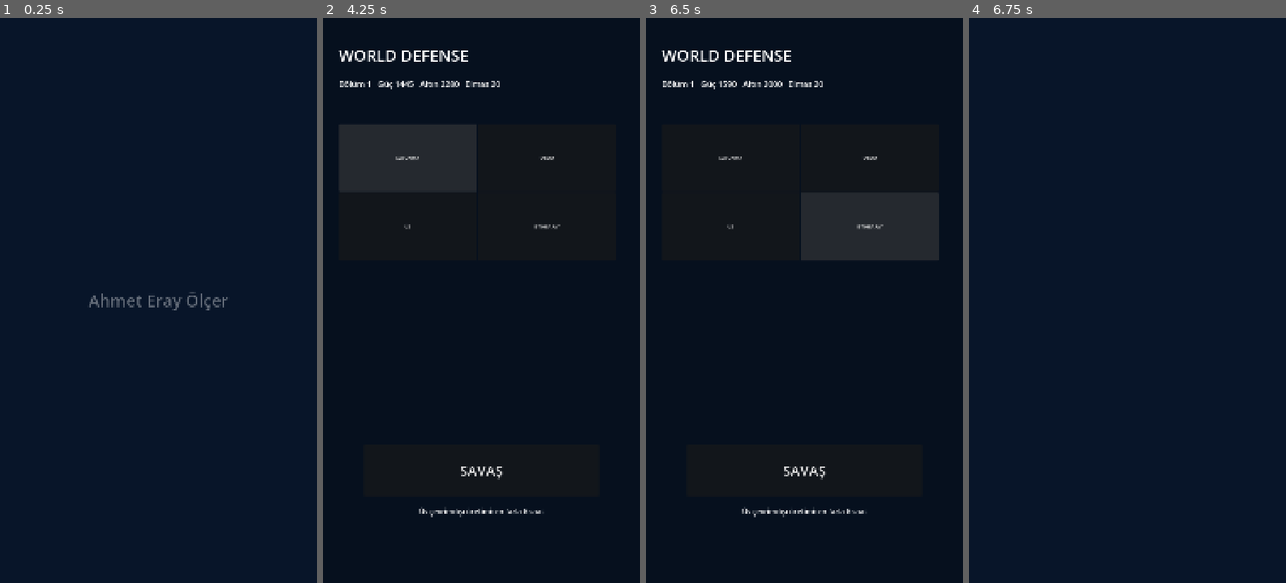
Above: before the commit, frames 1-4 (left to right).
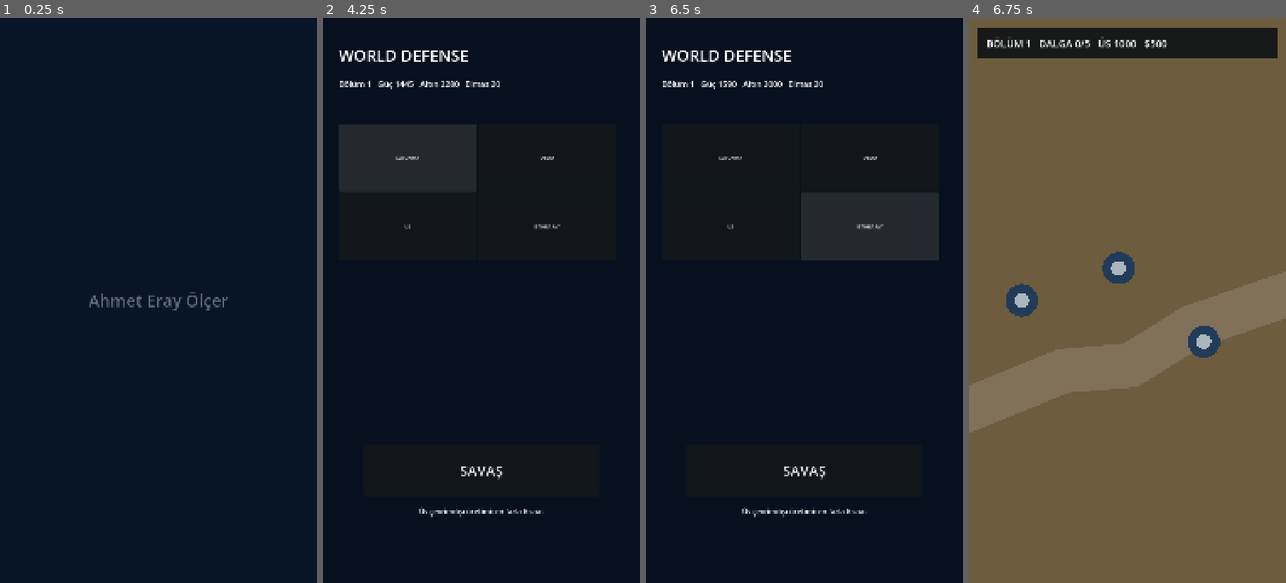
Above: after the commit, the same moments.

Repository: olcereray2-ship-it/world-defense
Game: Godot game, scene res://scenes/Boot.tscn
Two runs of this game, one before a commit and one after it. Both use one fixed random seed, a clock stepped at 60 frames per second and the inputs below.
Inputs:
- Up to frame 1 (0.25 s): no input
- Up to frame 2 (4.25 s): click "SAVUNMA" at 3.5 s
- Up to frame 3 (6.5 s): click "ORDU" at 4.25 s; click "ÜS" at 5 s; click "İSTİHBARAT" at 5.75 s
- Up to frame 4 (6.75 s): click "SAVAŞ" at 6.5 s

Frames 1-3 are identical in both runs. In frame 4, 95% of the frame differs, in the area x 0-100%, y 0-100%.
Error before the commit: Parse Error: Static function "data()" not found in base "StageGenerator". (res://scripts/battle.gd:14)

Commit message:
Integrate full campaign core

Diff:
--- a/scripts/stage_generator.gd
+++ b/scripts/stage_generator.gd
@@ -1,13 +1,11 @@
 class_name StageGenerator
-static func stage_data(stage:int)->Dictionary:
- var biomes=["desert","city","snow","mountain","coast"]
- var routes=["single","double","triple","y","x","ring","spiral","parallel","bridge","central"]
- var baseline=900+stage*520+int(pow(stage,1.45)*90.0)
- return {"stage":stage,"biome":biomes[(stage-1)%biomes.size()],"route":routes[(stage*7)%routes.size()],"bridge":stage%4==0 or stage%9==0,"baseline":baseline,"boss":stage%10==0}
+static func data(stage:int)->Dictionary:
+ var biomes=["desert","city","snow","mountain","coast"];var routes=["single","double","y","x","ring","spiral","parallel","bridge","central"]
+ return {"stage":stage,"biome":biomes[(stage-1)%biomes.size()],"route":routes[(stage*7)%routes.size()],"bridge":stage%4==0 or stage%9==0,"boss":stage%10==0}
 static func threat(stage:int,player_power:int)->int:
- var base=int(stage_data(stage).baseline)
- var soft=int(base+(max(0,player_power-base)*0.38))
- return max(int(base*0.92),soft)
+ var baseline=900+stage*520+int(pow(stage,1.45)*90.0);return max(int(baseline*0.92),int(baseline+max(0,player_power-baseline)*0.38))
 static func wave_budget(total:int,wave:int)->int:
- var weights=[0.12,0.17,0.21,0.23,0.27]
- return int(total*weights[clamp(wave-1,0,4)])
+ var weights=[0.12,0.17,0.21,0.23,0.27];return int(total*weights[clampi(wave-1,0,4)])
+static func route(kind:String)->PackedVector2Array:
+ var r={"single":[Vector2(-50,1280),Vector2(260,1110),Vector2(520,1280),Vector2(790,1040),Vector2(1140,920)],"double":[Vector2(-50,1050),Vector2(300,970),Vector2(600,1160),Vector2(1140,920)],"y":[Vector2(-50,1450),Vector2(350,1240),Vector2(540,1100),Vector2(1140,920)],"x":[Vector2(-50,900),Vector2(420,1180),Vector2(700,1080),Vector2(1140,920)],"ring":[Vector2(-50,1200),Vector2(250,1000),Vector2(540,900),Vector2(800,1100),Vector2(1140,920)],"spiral":[Vector2(-50,1500),Vector2(250,1350),Vector2(780,1380),Vector2(800,900),Vector2(420,850),Vector2(1140,920)],"parallel":[Vector2(-50,1150),Vector2(350,1150),Vector2(700,1000),Vector2(1140,920)],"bridge":[Vector2(-50,1350),Vector2(320,1200),Vector2(550,1180),Vector2(760,1050),Vector2(1140,920)],"central":[Vector2(-50,950),Vector2(300,1050),Vector2(540,1200),Vector2(800,1050),Vector2(1140,920)]}
+ return PackedVector2Array(r.get(kind,r["single"]))
